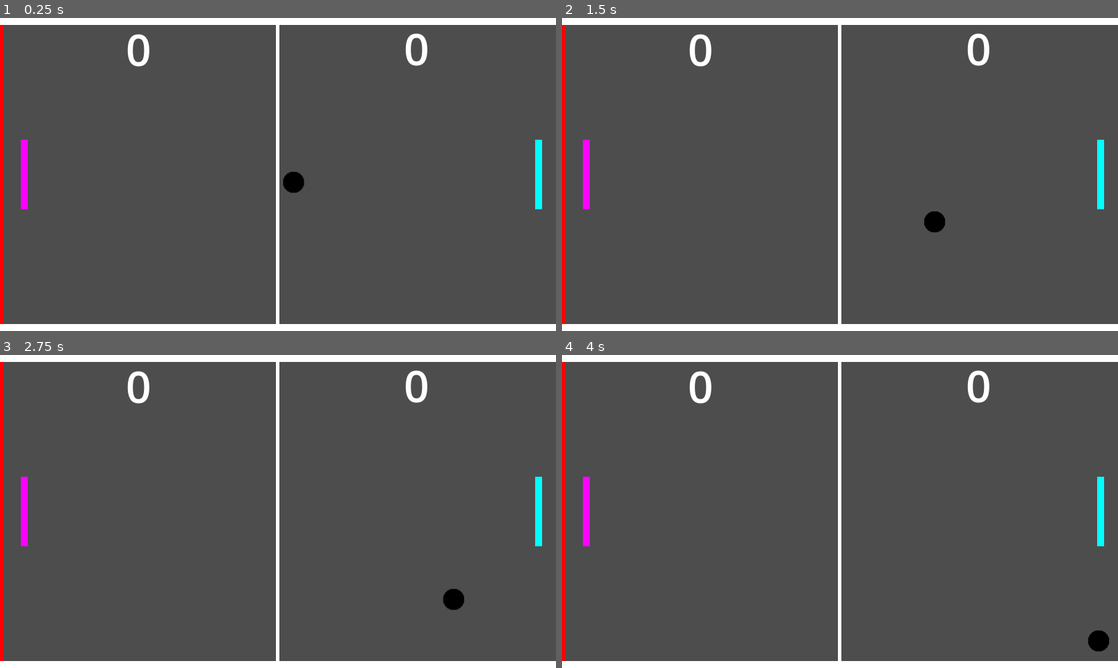
Above: before the commit, frames 1-4 (two rows, left to right).
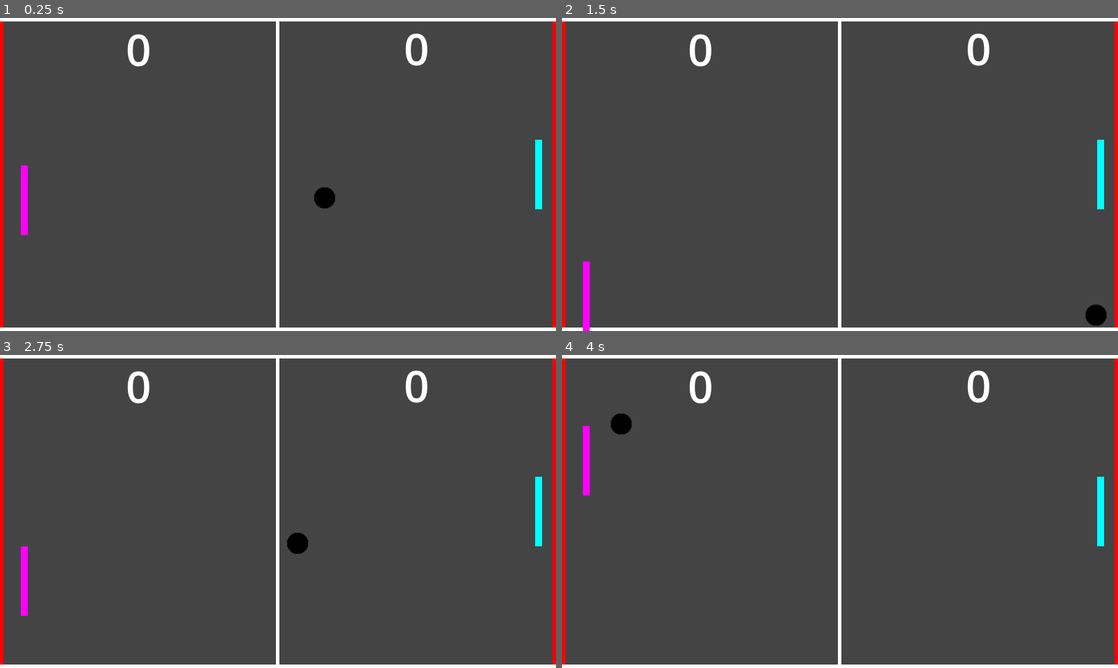
Above: after the commit, the same moments.

Repository: ittokunvim/example-godot
Game: Godot game, scene res://pong.tscn
Two runs of this game, one before a commit and one after it. Both use one fixed random seed, a clock stepped at 60 frames per second and the inputs below.
Inputs:
- Up to frame 1 (0.25 s): no input
- Up to frame 2 (1.5 s): no input
- Up to frame 3 (2.75 s): no input
- Up to frame 4 (4 s): no input

The runs differ from the first frame. In frame 1, 3.4% of the frame differs, in the area x 0-100%, y 1-99%; in frame 2, 3.8%; in frame 3, 3.8%; in frame 4, 3.6%.

Commit message:
baunce ball
Issue: #1

Diff:
--- a/pong/ball.gd
+++ b/pong/ball.gd
@@ -1,6 +1,6 @@
 extends Area2D
 
-const DEFAULT_SPEED = 100.0
+const DEFAULT_SPEED = 300.0
 
 var _speed := DEFAULT_SPEED
 var direction := Vector2.ZERO
@@ -14,3 +14,12 @@
 func _process(delta: float) -> void:
 	_speed += delta * 2.0
 	position += _speed * delta * direction
+
+
+func _on_area_entered(area: Area2D) -> void:
+	if area.is_in_group("x_walls"):
+		direction.x = -direction.x
+	elif area.is_in_group("y_walls"):
+		direction.y = -direction.y
+	elif area.is_in_group("paddles"):
+		direction = Vector2(-direction.x, randf() * 2 - 1).normalized()
--- /dev/null
+++ b/pong/enemy.gd
@@ -0,0 +1,17 @@
+extends Area2D
+
+const MOVE_SPEED = 150
+
+var _enemy_size_y: float
+var _ball: Node2D
+
+@onready var _screen_size_y := get_viewport_rect().size.y
+
+func _ready() -> void:
+	_enemy_size_y = $ColorRect.size.y
+	_ball = get_node("../Ball")
+
+# 敵を移動させる
+func _process(delta: float) -> void:
+	var direction_y = 1.0 if position.y < _ball.position.y else -1.0
+	position.y = clamp(position.y + direction_y * MOVE_SPEED * delta, 0, _screen_size_y - _enemy_size_y)
--- a/pong/pong.tscn
+++ b/pong/pong.tscn
@@ -2,6 +2,7 @@
 
 [ext_resource type="Script" uid="uid://bmwovm0td5cc5" path="res://player.gd" id="1_8w31r"]
 [ext_resource type="Script" uid="uid://nap0ewk3p621" path="res://ball.gd" id="2_4opyw"]
+[ext_resource type="Script" uid="uid://bypo01vebj3dq" path="res://enemy.gd" id="2_pkvn5"]
 
 [sub_resource type="GDScript" id="GDScript_4opyw"]
 script/source = "extends Node
@@ -13,8 +14,11 @@
 	pass
 "
 
-[sub_resource type="RectangleShape2D" id="RectangleShape2D_y4u2a"]
-size = Vector2(800, 10)
+[sub_resource type="RectangleShape2D" id="RectangleShape2D_4opyw"]
+size = Vector2(5, 450)
+
+[sub_resource type="RectangleShape2D" id="RectangleShape2D_pkvn5"]
+size = Vector2(800, 5)
 
 [sub_resource type="RectangleShape2D" id="RectangleShape2D_8w31r"]
 size = Vector2(10, 100)
@@ -36,55 +40,63 @@
 [node name="Pong" type="Node" unique_id=1319540647]
 script = SubResource("GDScript_4opyw")
 
+[node name="Background" type="ColorRect" parent="." unique_id=1402185621]
+anchors_preset = 15
+anchor_right = 1.0
+anchor_bottom = 1.0
+grow_horizontal = 2
+grow_vertical = 2
+color = Color(0.26666668, 0.26666668, 0.26666668, 1)
+
 [node name="CenterLine" type="Line2D" parent="." unique_id=2077497896]
 points = PackedVector2Array(400, 0, 400, 450)
 width = 5.0
 
-[node name="DeadLine1" type="ColorRect" parent="." unique_id=1255762095]
-z_index = -1
+[node name="Left" type="Area2D" parent="." unique_id=1021980848 groups=["x_walls"]]
+
+[node name="ColorRect" type="ColorRect" parent="Left" unique_id=718532210]
 offset_right = 5.0
 offset_bottom = 450.0
 color = Color(1, 0, 0, 1)
 
-[node name="Deadline2" type="ColorRect" parent="." unique_id=1851480973]
-z_index = -1
-offset_left = 800.0
-offset_right = 805.0
+[node name="CollisionShape2D" type="CollisionShape2D" parent="Left" unique_id=1363675435]
+position = Vector2(2.5, 225)
+shape = SubResource("RectangleShape2D_4opyw")
+
+[node name="Right" type="Area2D" parent="." unique_id=1147256582 groups=["x_walls"]]
+position = Vector2(795, 0)
+
+[node name="ColorRect" type="ColorRect" parent="Right" unique_id=223263848]
+offset_right = 5.0
 offset_bottom = 450.0
 color = Color(1, 0, 0, 1)
 
-[node name="Wall1" type="Area2D" parent="." unique_id=440009453]
-z_index = 1
+[node name="CollisionShape2D" type="CollisionShape2D" parent="Right" unique_id=1948600677]
+position = Vector2(2.5, 225)
+shape = SubResource("RectangleShape2D_4opyw")
 
-[node name="CollisionShape2D" type="CollisionShape2D" parent="Wall1" unique_id=2125521336]
-position = Vector2(400, 5)
-shape = SubResource("RectangleShape2D_y4u2a")
+[node name="Top" type="Area2D" parent="." unique_id=1564657917 groups=["y_walls"]]
 
-[node name="ColorRect" type="ColorRect" parent="Wall1" unique_id=1779790030]
-anchors_preset = 5
-anchor_left = 0.5
-anchor_right = 0.5
+[node name="ColorRect" type="ColorRect" parent="Top" unique_id=1717090120]
 offset_right = 800.0
-offset_bottom = 10.0
-grow_horizontal = 2
+offset_bottom = 5.0
 
-[node name="Wall2" type="Area2D" parent="." unique_id=298025424]
-z_index = 1
-position = Vector2(0, 450)
+[node name="CollisionShape2D" type="CollisionShape2D" parent="Top" unique_id=769201681]
+position = Vector2(400, 2.5)
+shape = SubResource("RectangleShape2D_pkvn5")
 
-[node name="CollisionShape2D" type="CollisionShape2D" parent="Wall2" unique_id=1035571021]
-position = Vector2(400, -5)
-shape = SubResource("RectangleShape2D_y4u2a")
+[node name="Bottom" type="Area2D" parent="." unique_id=853928297 groups=["y_walls"]]
+position = Vector2(0, 445)
 
-[node name="ColorRect" type="ColorRect" parent="Wall2" unique_id=1634503861]
-anchors_preset = 5
-anchor_left = 0.5
-anchor_right = 0.5
-offset_top = -10.0
+[node name="ColorRect" type="ColorRect" parent="Bottom" unique_id=318144670]
 offset_right = 800.0
-grow_horizontal = 2
+offset_bottom = 5.0
 
-[node name="Player" type="Area2D" parent="." unique_id=118967937]
+[node name="CollisionShape2D" type="CollisionShape2D" parent="Bottom" unique_id=956833458]
+position = Vector2(400, 2.5)
+shape = SubResource("RectangleShape2D_pkvn5")
+
+[node name="Player" type="Area2D" parent="." unique_id=118967937 groups=["paddles"]]
 position = Vector2(770, 175)
 script = ExtResource("1_8w31r")
 
@@ -96,8 +108,9 @@
 custom_minimum_size = Vector2(10, 100)
 color = Color(0, 1, 1, 1)
 
-[node name="Enemy" type="Area2D" parent="." unique_id=1126594641]
+[node name="Enemy" type="Area2D" parent="." unique_id=1126594641 groups=["paddles"]]
 position = Vector2(30, 175)
+script = ExtResource("2_pkvn5")
 
 [node name="CollisionShape2D" type="CollisionShape2D" parent="Enemy" unique_id=181522251]
 position = Vector2(6, 48)
@@ -148,3 +161,5 @@
 text = "0
 "
 horizontal_alignment = 1
+
+[connection signal="area_entered" from="Ball" to="Ball" method="_on_area_entered"]
Not shown, added: pong/enemy.gd.uid
